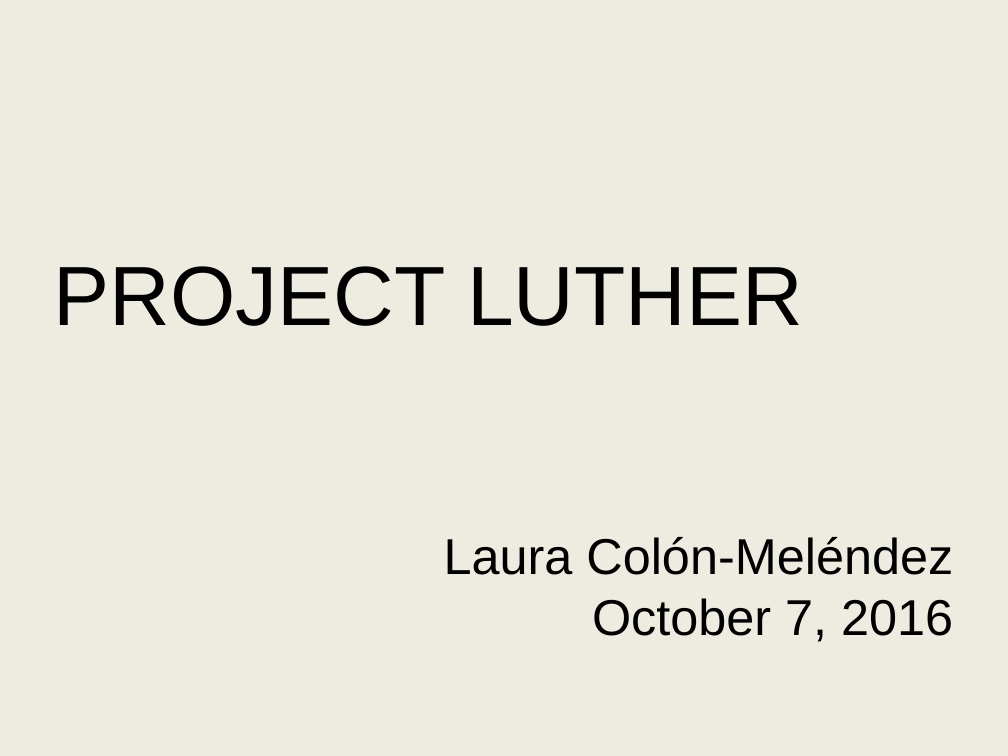
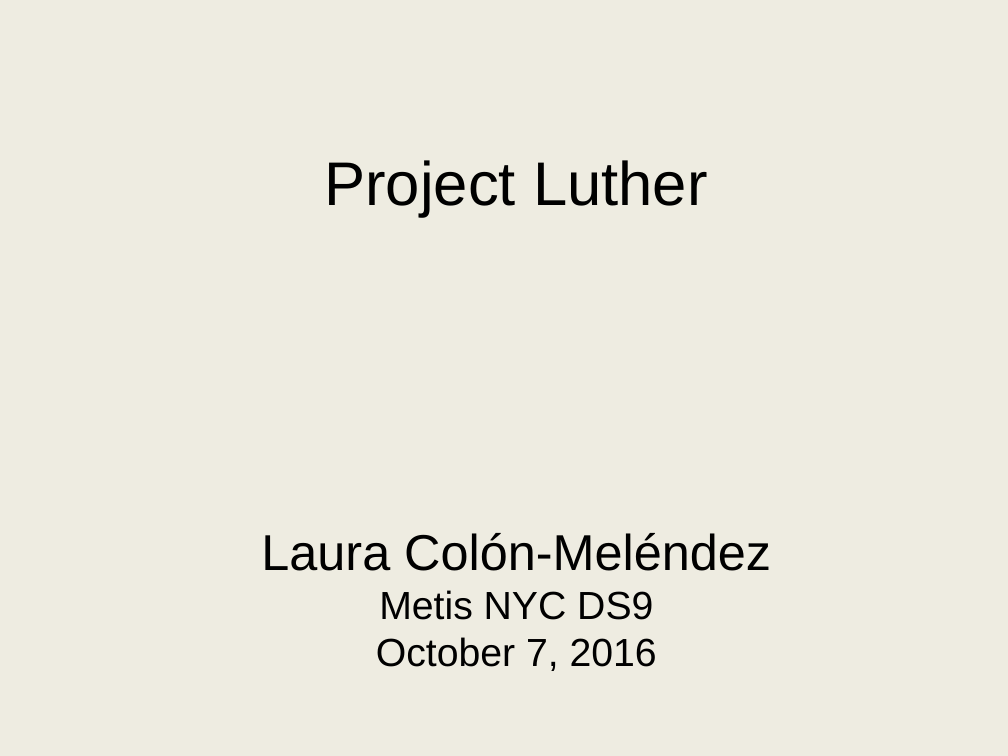
Before and after one commit to karmacelina/predicting_movie_widest_release, a slide deck: slide 1 of Luther_presentation.pptx. Drawn at 1008x756 pixels with LibreOffice and Linux fonts; fonts in the diff are those of the drawing. Boxes give left, top, right and bottom in pixels: in the first picture for what was removed or moved away, otherwise in the second. Text is boxed around its words. In the diff, an @@ line names an element or a change of style, - is before the commit and + after.

Commit message:
Added Luther presentation update

```diff
--- a/Luther_presentation.pptx
+++ b/Luther_presentation.pptx
@@ text "Project Luther": place and size @@
-text "Project Luther" at <box>54,266,953,642</box>
+text "Project Luther" at <box>261,160,771,671</box>
@@ text at <box>324,160,708,217</box>: text changed; size 60 to 44 pt @@
-PROJECT LUTHER
+Project Luther
@@ text at <box>261,533,771,671</box>: size 36 to 28 pt in "October 7, 2016"; alignment right to centre @@
@@ text at <box>379,590,653,620</box>: paragraph added @@
+Metis NYC DS9
```
Also in this commit, not shown: 7 other slides changed, 3 slides added, 4 slides removed.
